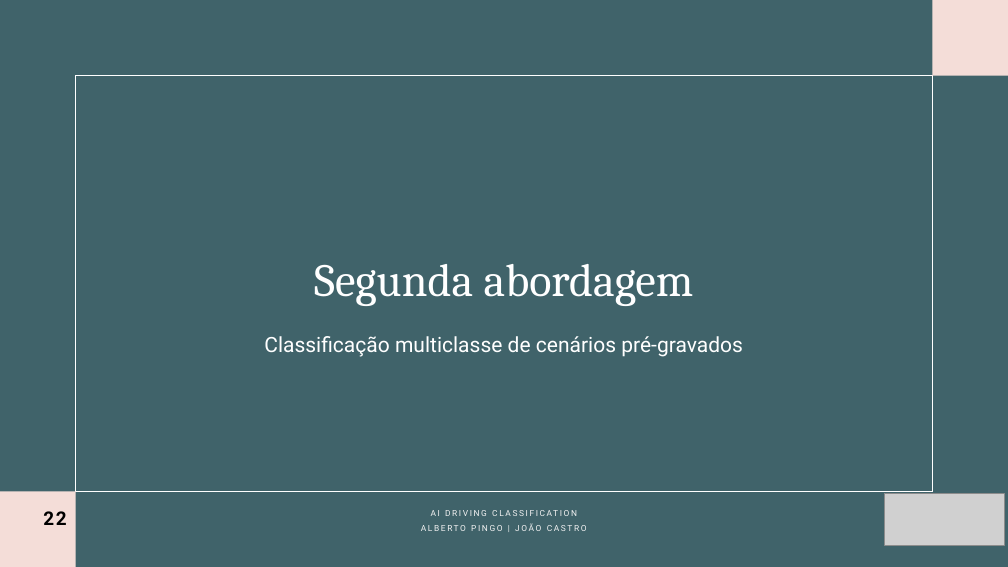
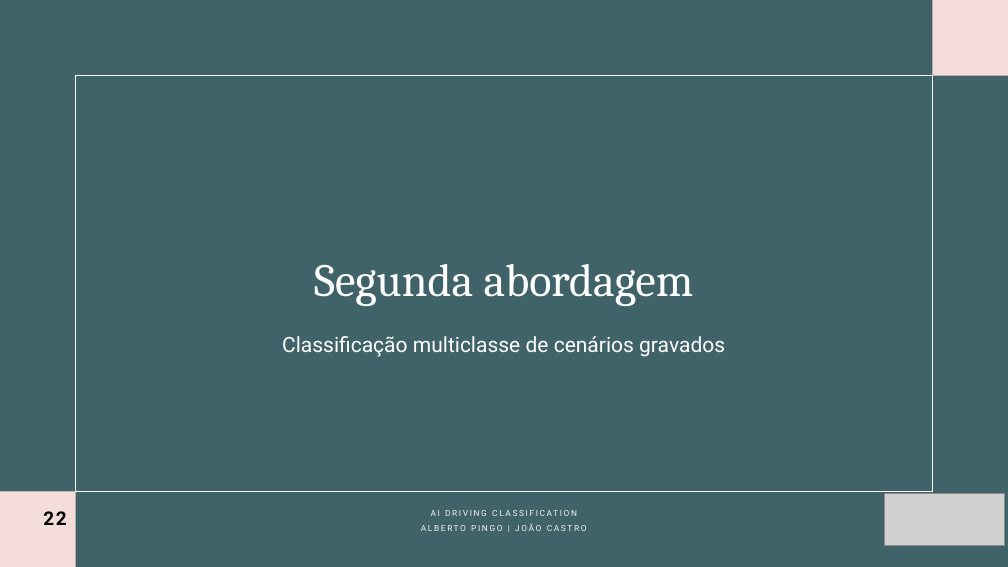
Before and after one commit to albertopingo/AI-driving-classification_FinalProject_CEng, a slide deck: slide 22 of ProjInf_AI_Driving_Classification.pptx. Drawn at 1008x567 pixels with LibreOffice and Linux fonts; fonts in the diff are those of the drawing; grey boxes stand for pictures. Boxes give left, top, right and bottom in pixels: in the first picture for what was removed or moved away, otherwise in the second. Text is boxed around its words. In the diff, an @@ line names an element or a change of style, - is before the commit and + after.

```diff
--- a/ProjInf_AI_Driving_Classification.pptx
+++ b/ProjInf_AI_Driving_Classification.pptx
@@ text at (x1=282, y1=336, x2=725, y2=357): text changed @@
-Classificação multiclasse de cenários pré-gravados
+Classificação multiclasse de cenários gravados
```
